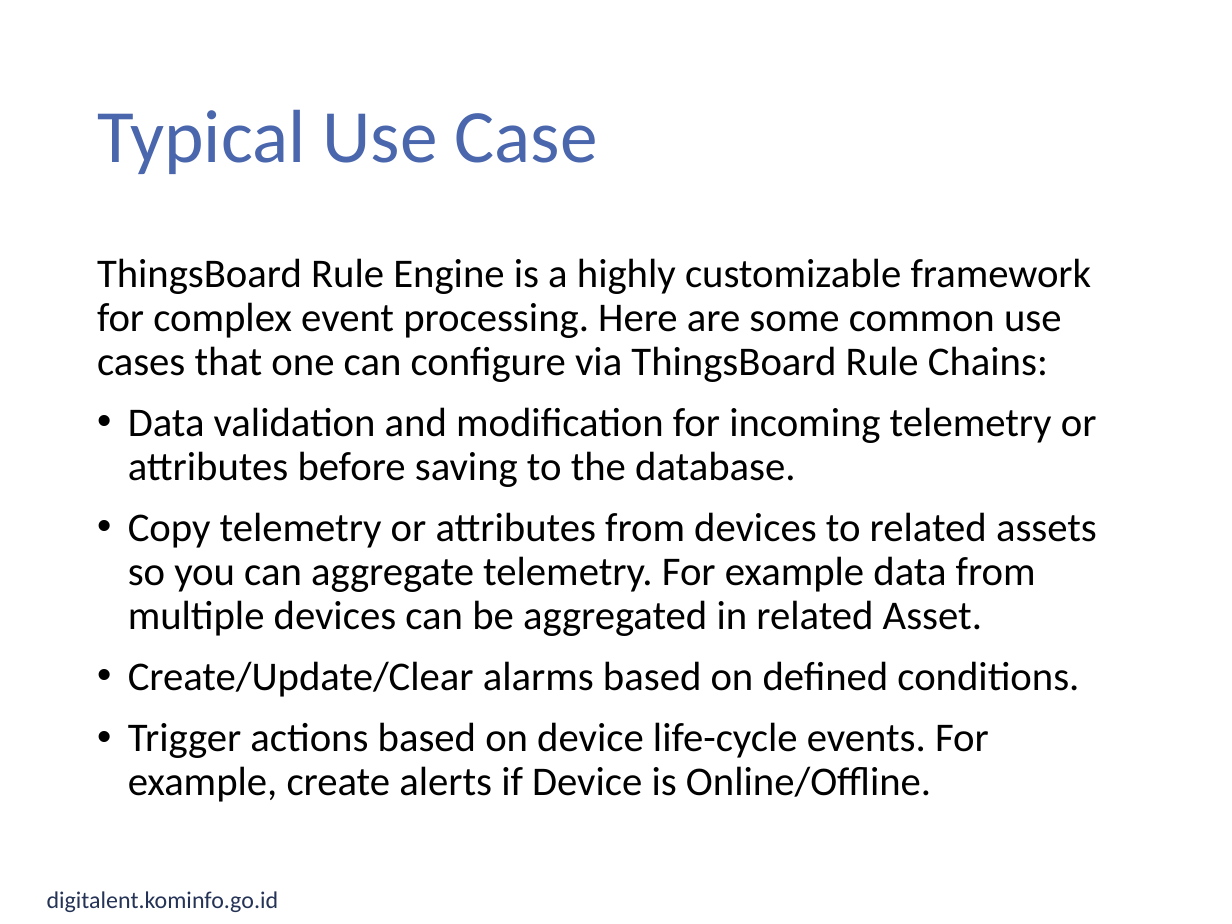
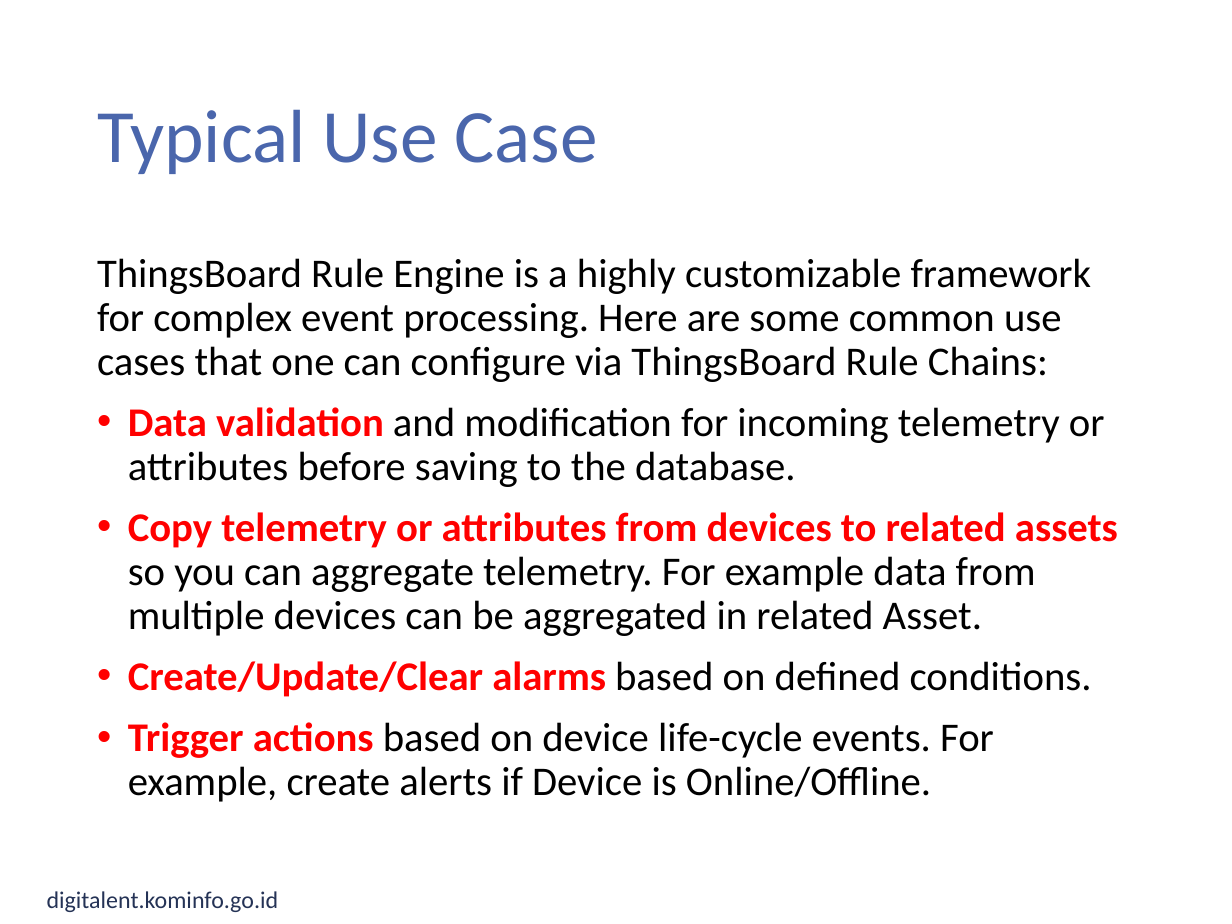
Before and after one commit to munif/materi-iot, a slide deck: slide 10 of IoT - 26 - Data Processing.pptx. Drawn at 1232x924 pixels with LibreOffice and Linux fonts; fonts in the diff are those of the drawing; background and template pictures are left out. Boxes give left, top, right and bottom in pixels: in the first picture for what was removed or moved away, otherwise in the second. Text is boxed around its words. In the diff, an @@ line names an element or a change of style, - is before the commit and + after.

```diff
--- a/IoT - 26 - Data Processing.pptx
+++ b/IoT - 26 - Data Processing.pptx
@@ text at bbox=[128, 407, 1118, 802]: text colour #000000 to #FF0000, bold on in "Data validation", "Copy telemetry or attributes from devices to ...", "Create/Update/Clear alarms", "Trigger actions" @@
```
Also in this commit, not shown: 1 other slide changed.
